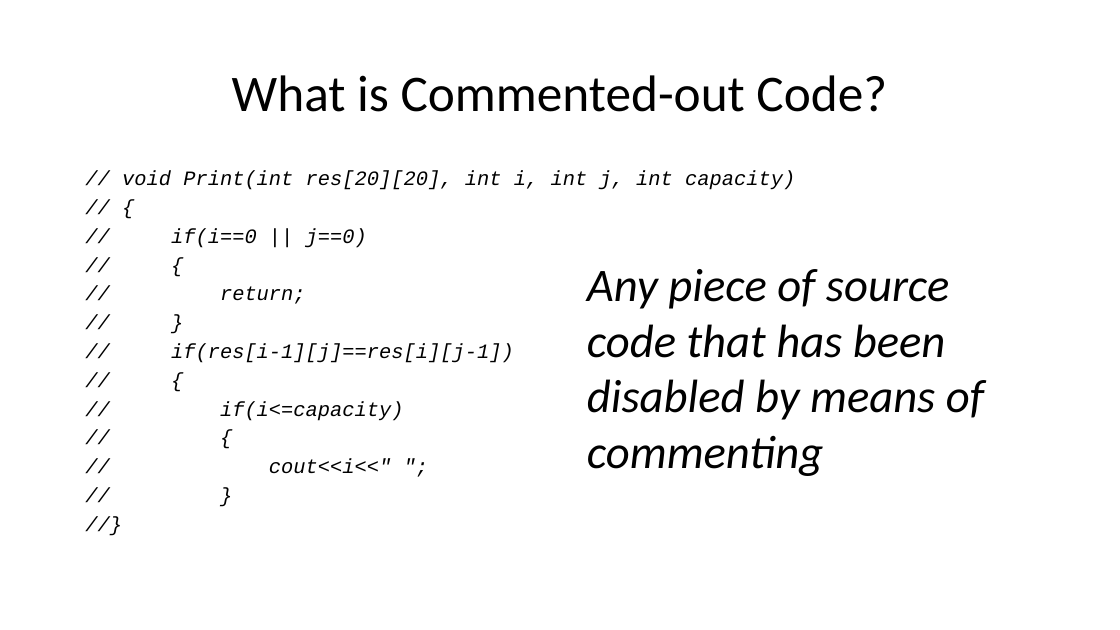
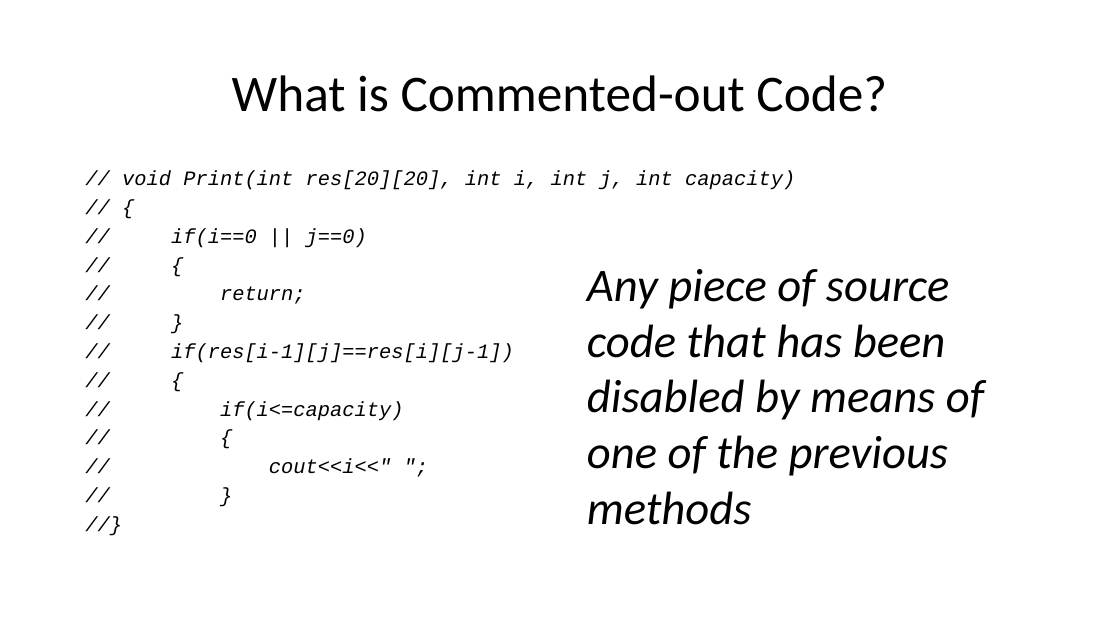
Before and after one commit to mjdecker/Commented-out-Code-Analysis, a slide deck: slide 5 of AUTOMATIC IDENTIFICATION AND ANALYSIS OF COMMENTED OUT CODE.pptx. Drawn at 1120x630 pixels with LibreOffice and Linux fonts; fonts in the diff are those of the drawing. Boxes give left, top, right and bottom in pixels: in the first picture for what was removed or moved away, otherwise in the second. Text is boxed around its words. In the diff, an @@ line names an element or a change of style, - is before the commit and + after.

```diff
--- a/AUTOMATIC IDENTIFICATION AND ANALYSIS OF COMMENTED OUT CODE.pptx
+++ b/AUTOMATIC IDENTIFICATION AND ANALYSIS OF COMMENTED OUT CODE.pptx
@@ text at bbox=[587, 269, 984, 525]: text changed @@
-Any piece of source code that has been disabled by means of commenting
+Any piece of source code that has been disabled by means of one of the previous methods
```
Also in this commit, not shown: 2 other slides changed.
